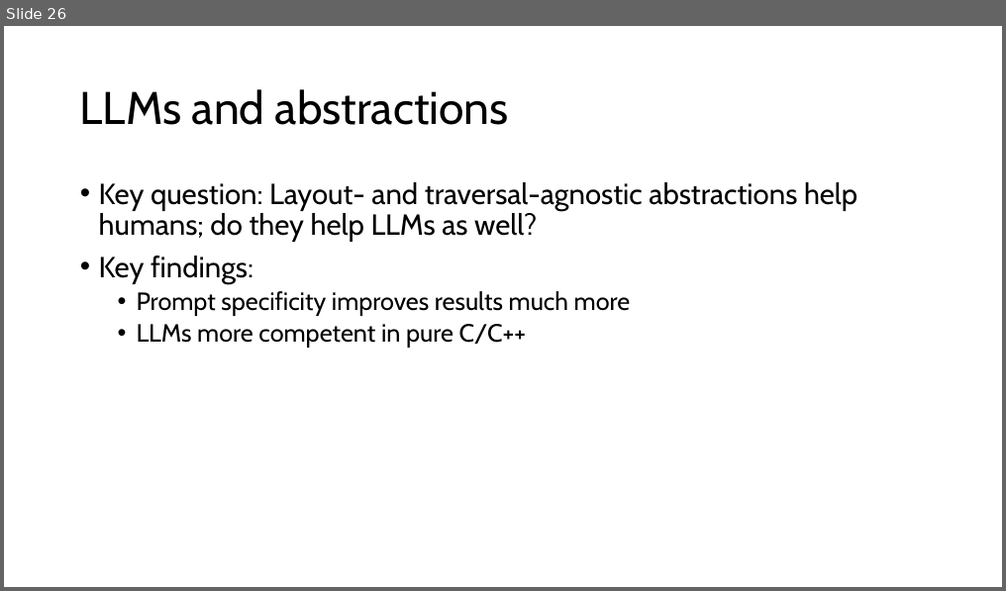
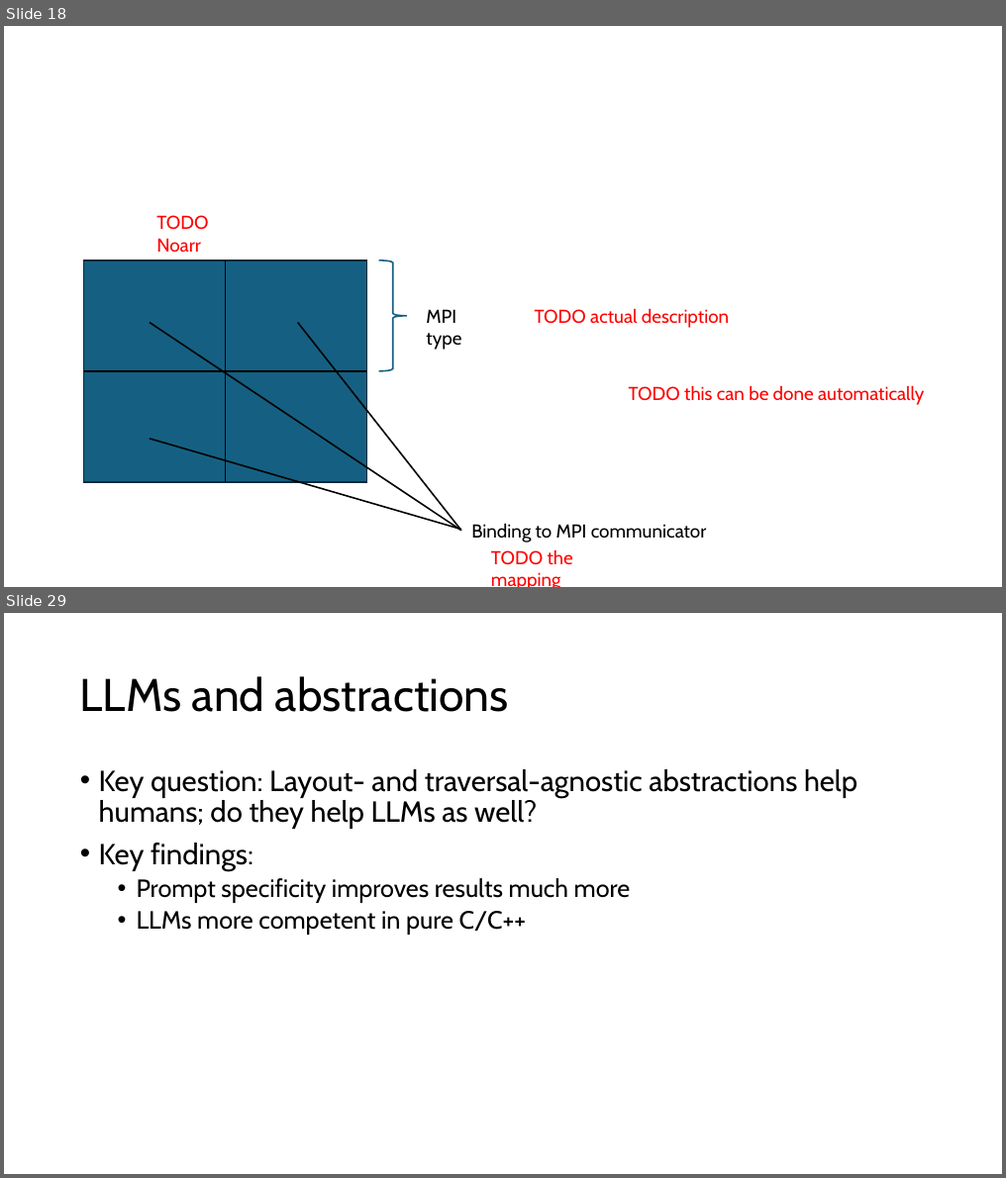
Before and after one commit to jiriklepl/phd-thesis, a slide deck: slides/Optimizing Memory Layouts and Traversal Orders in High-Performance Computing.pptx. Shown one above the other, each under a label of ours: slide 26 before the commit, slides 18 and 29 after it; the slides between them are not shown. The pictures are 1006x591 and 1006x1178 pixels, drawn with LibreOffice and Linux fonts; fonts in the diff are those of the drawing. Boxes give left, top, right and bottom in pixels: in the first picture for what was removed or moved away, otherwise in the second. Text is boxed around its words. In the diff, an @@ line names an element or a change of style, - is before the commit and + after.

```diff
--- a/slides/Optimizing Memory Layouts and Traversal Orders in High-Performance Computing.pptx
+++ b/slides/Optimizing Memory Layouts and Traversal Orders in High-Performance Computing.pptx
@@ slide 18 added at (4, 26, 1002, 587), background #FFFFFF @@
@@ text added at (156, 215, 208, 252), 18 pt, text #FF0000 @@
+TODO Noarr
@@ rectangle added at (84, 261, 367, 482), fill #156082, outline #092A39 1.5 pt @@
@@ line added from (226, 261) to (226, 482), #000000 1.5 pt @@
@@ right brace added at (379, 261, 407, 372), outline #156082 1.5 pt @@
@@ line added from (150, 322) to (461, 531), #000000 1.5 pt @@
@@ line added from (297, 322) to (461, 531), #000000 1.5 pt @@
@@ text added at (426, 309, 461, 350), 18 pt, text #000000 @@
+MPI type
@@ text added at (535, 308, 729, 328), 18 pt, text #FF0000 @@
+TODO actual description
@@ line added from (84, 372) to (367, 372), #000000 1.5 pt @@
@@ text added at (629, 385, 924, 405), 18 pt, text #FF0000 @@
+TODO this can be done automatically
@@ line added from (150, 439) to (461, 530), #000000 1.5 pt @@
@@ text added at (471, 523, 707, 543), 18 pt, text #000000 @@
+Binding to MPI communicator
@@ text added at (491, 550, 573, 587), 18 pt, text #FF0000 @@
+TODO the mapping
@@ what was slide 26 is now slide 29 @@
```
Also in this commit, not shown: 4 slides changed, 10 other slides added, 7 slides removed.
